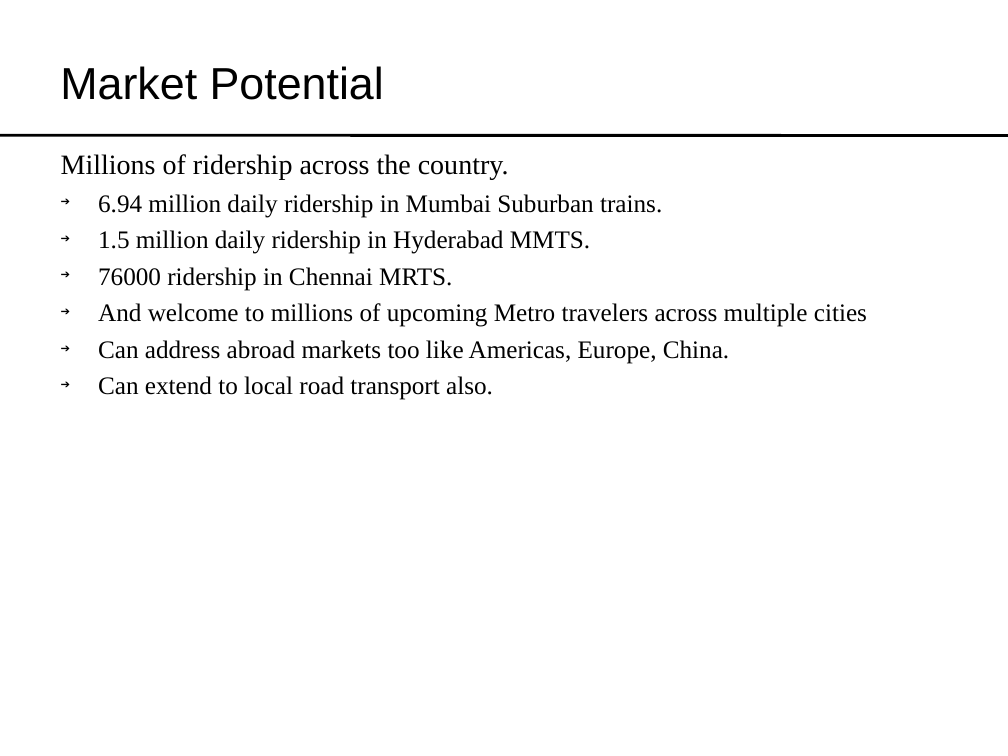
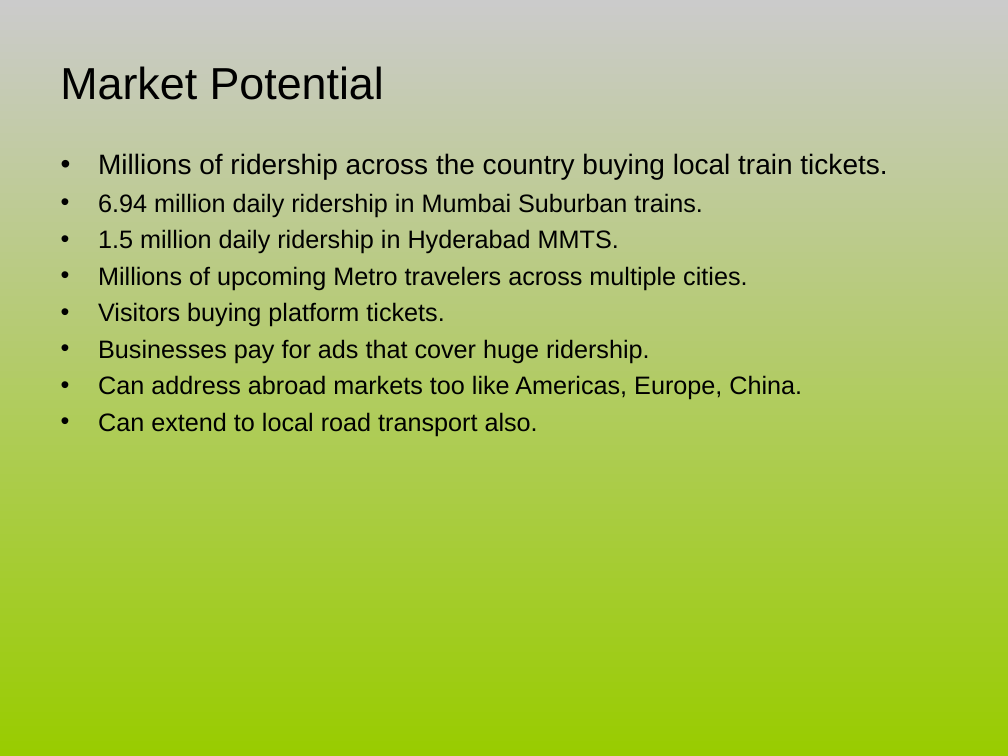
Before and after one commit to sriks/decii, a slide deck: slide 5 of mobileticketing/69290A4E.ppt (slide 6 before the commit). Drawn at 1008x756 pixels with LibreOffice and Linux fonts; fonts in the diff are those of the drawing. Boxes give left, top, right and bottom in pixels: in the first picture for what was removed or moved away, otherwise in the second. Text is boxed around its words. In the diff, an @@ line names an element or a change of style, - is before the commit and + after.

```diff
--- a/mobileticketing/69290A4E.ppt
+++ b/mobileticketing/69290A4E.ppt
@@ background #FFFFFF to gradient #CBCBCB to #99CC00 @@
@@ line removed from (0, 135) to (1008, 135) @@
@@ text at <box>98,153,887,180</box>: text changed; font Times New Roman to Arial @@
-Millions of ridership across the country.
+• Millions of ridership across the country buying local train tickets.
@@ text at <box>98,193,802,437</box>: font Times New Roman to Arial in "6.94 million daily ridership in Mumbai Suburban ...", "1.5 million daily ridership in Hyderabad MMTS.", "Can address abroad markets too like Americas, ...", "Can extend to local road transport also."; bullet ➔ to • @@
@@ text at <box>98,266,747,363</box>: text changed; font Times New Roman to Arial @@
-➔ 76000 ridership in Chennai MRTS.
-➔ And welcome to millions of upcoming Metro travelers across multiple cities
+• Millions of upcoming Metro travelers across multiple cities.
+• Visitors buying platform tickets.
+• Businesses pay for ads that cover huge ridership.
```
Also in this commit, not shown: 9 other slides changed, 1 slide added, 1 slide removed, 4 other files.
